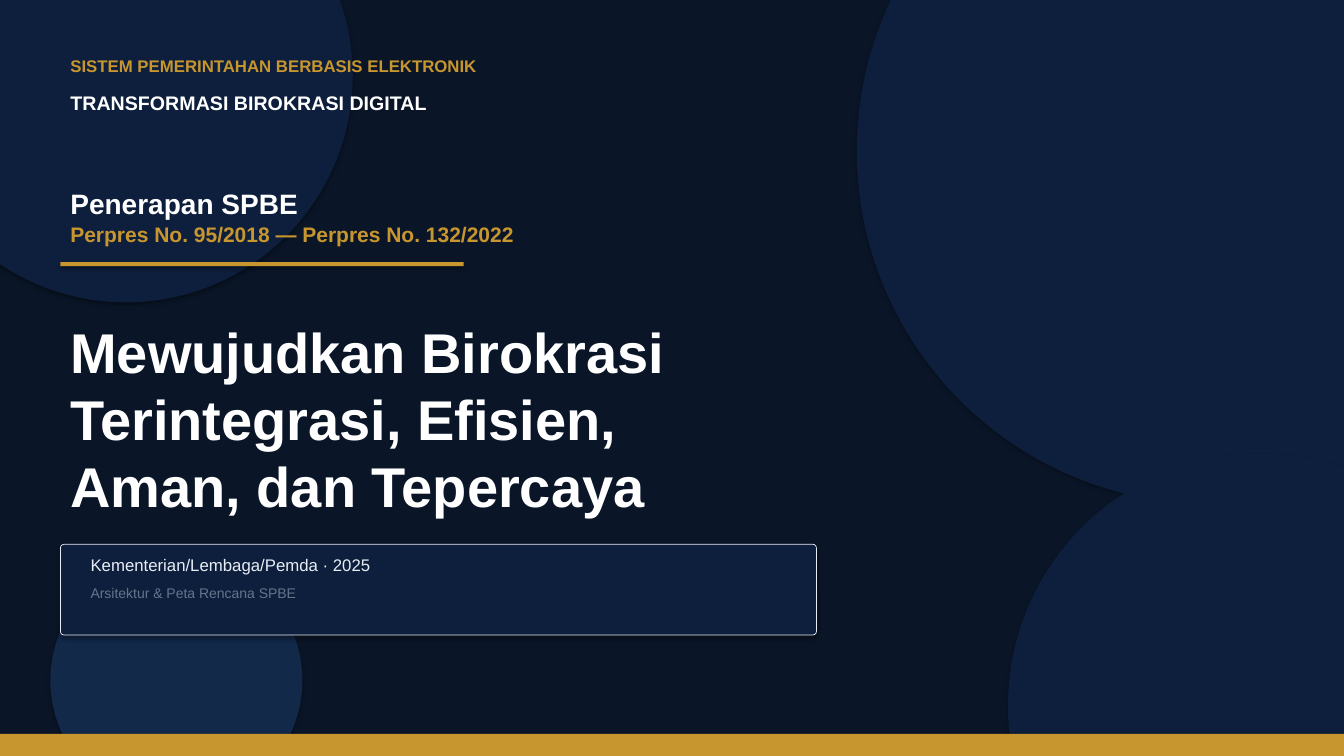
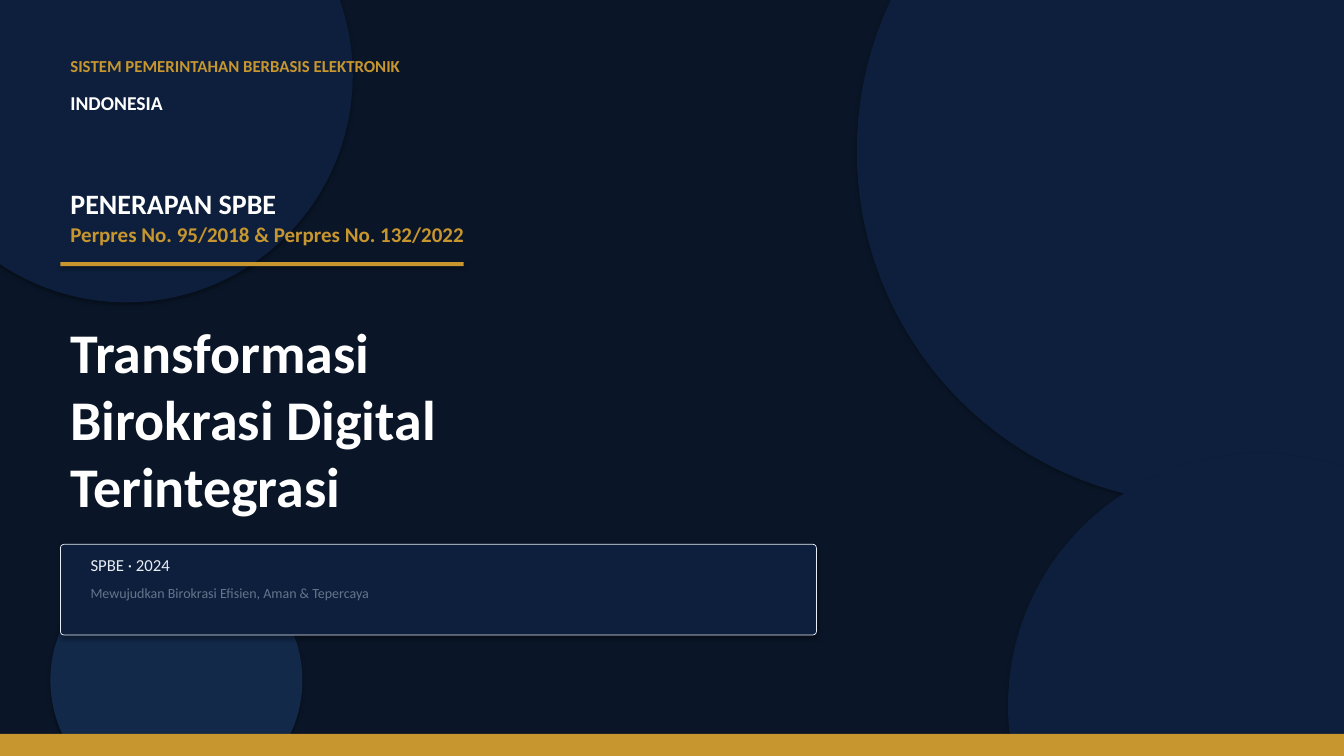
Before and after one commit to rahadiana/coba_ppt, a slide deck: slide 1 of SPBE_Transformasi_Birokrasi.pptx. Drawn at 1344x756 pixels with LibreOffice and Linux fonts; fonts in the diff are those of the drawing. Boxes give left, top, right and bottom in pixels: in the first picture for what was removed or moved away, otherwise in the second. Text is boxed around its words. In the diff, an @@ line names an element or a change of style, - is before the commit and + after.

Commit message:
fix: update agent.md & buat_ppt_generik.py — referensi semua file src/ + perbaiki PPT SPBE

```diff
--- a/SPBE_Transformasi_Birokrasi.pptx
+++ b/SPBE_Transformasi_Birokrasi.pptx
@@ text "SISTEM PEMERINTAHAN BERBASIS ELEKTRONIK" at (70, 61, 400, 72): font Arial to Calibri @@
@@ text at (70, 97, 162, 110): text changed; font Arial to Calibri @@
-TRANSFORMASI BIROKRASI DIGITAL
+INDONESIA
@@ text at (70, 195, 276, 214): text changed; font Arial to Calibri @@
-Penerapan SPBE
+PENERAPAN SPBE
@@ text at (70, 227, 463, 246): text changed; font Arial to Calibri @@
-Perpres No. 95/2018 — Perpres No. 132/2022
+Perpres No. 95/2018 & Perpres No. 132/2022
@@ text at (70, 333, 435, 517): text changed; font Arial to Calibri @@
-Mewujudkan Birokrasi
-Terintegrasi, Efisien,
-Aman, dan Tepercaya
+Transformasi
+Birokrasi Digital
+Terintegrasi
@@ text at (91, 560, 170, 571): text changed; font Arial to Calibri @@
-Kementerian/Lembaga/Pemda · 2025
+SPBE · 2024
@@ text at (91, 588, 368, 600): text changed; font Arial to Calibri @@
-Arsitektur & Peta Rencana SPBE
+Mewujudkan Birokrasi Efisien, Aman & Tepercaya
```
Also in this commit, not shown: 15 other slides changed, 2 other files.
